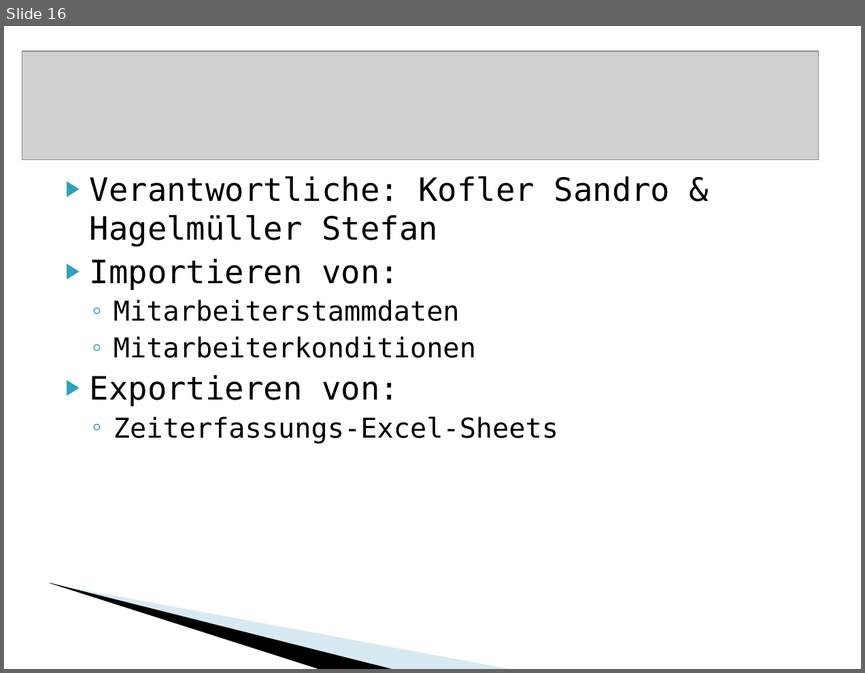
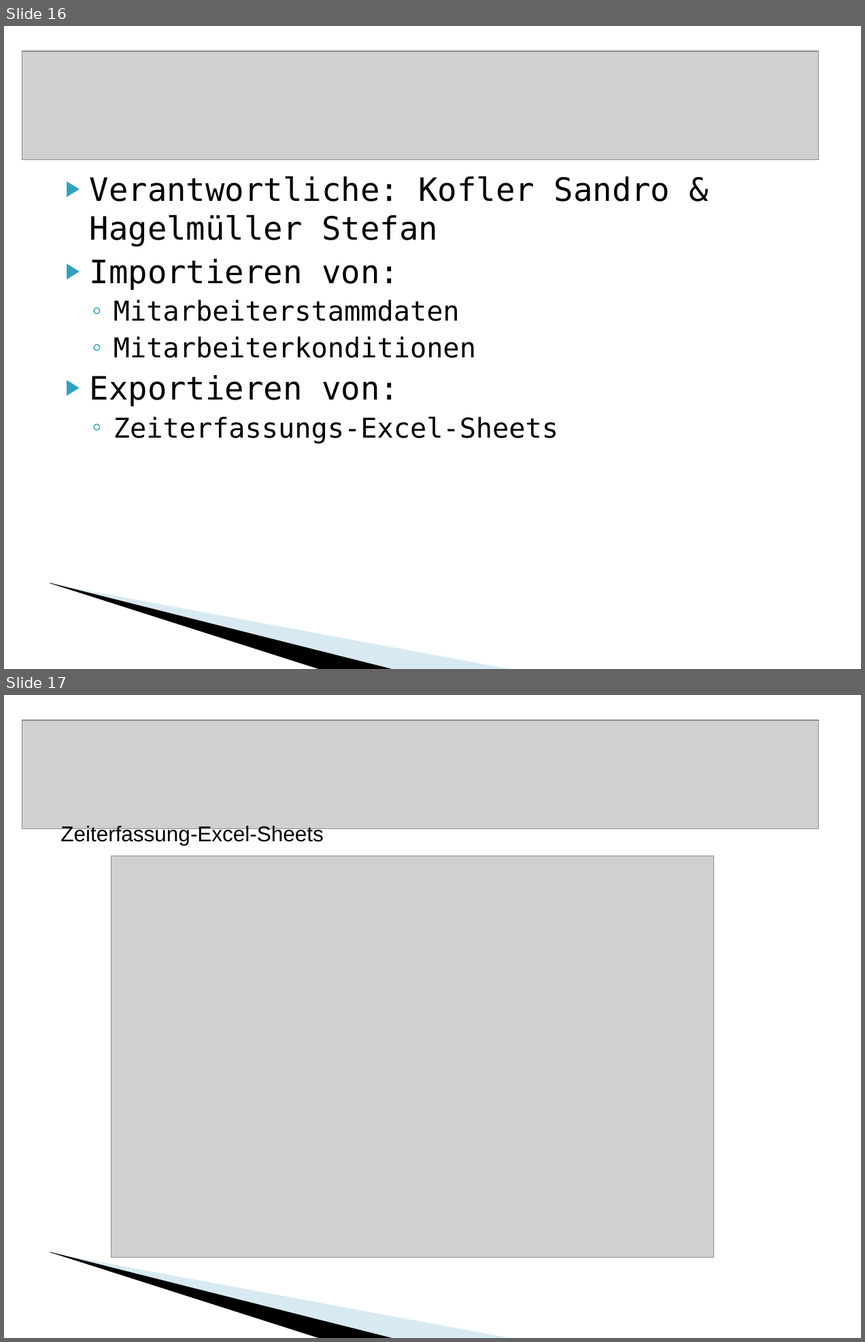
Before and after one commit to BackupTheBerlios/vacecontrolling-svn, a slide deck: docs/Präsentation.ppt. Shown one above the other, each under a label of ours: slide 16 before the commit, slides 16 and 17 after it. The pictures are 865x673 and 865x1342 pixels, drawn with LibreOffice and Linux fonts; fonts in the diff are those of the drawing; grey boxes stand for pictures; background and template pictures are left out. Boxes give left, top, right and bottom in pixels: in the first picture for what was removed or moved away, otherwise in the second. Text is boxed around its words. In the diff, an @@ line names an element or a change of style, - is before the commit and + after.

```diff
--- a/docs/Präsentation.ppt
+++ b/docs/Präsentation.ppt
@@ slide 17 added at [4,695,861,1338], background #FFFFFF; not listed: 2 template elements that a slide beside it also shows @@
@@ picture added at [22,720,818,829] @@
@@ text added at [60,826,324,845], 18 pt, text #000000 @@
+Zeiterfassung-Excel-Sheets
@@ picture added at [111,856,713,1258] @@
```
Also in this commit, not shown: 3 slides changed, 2 other slides added, 2 slides removed.
